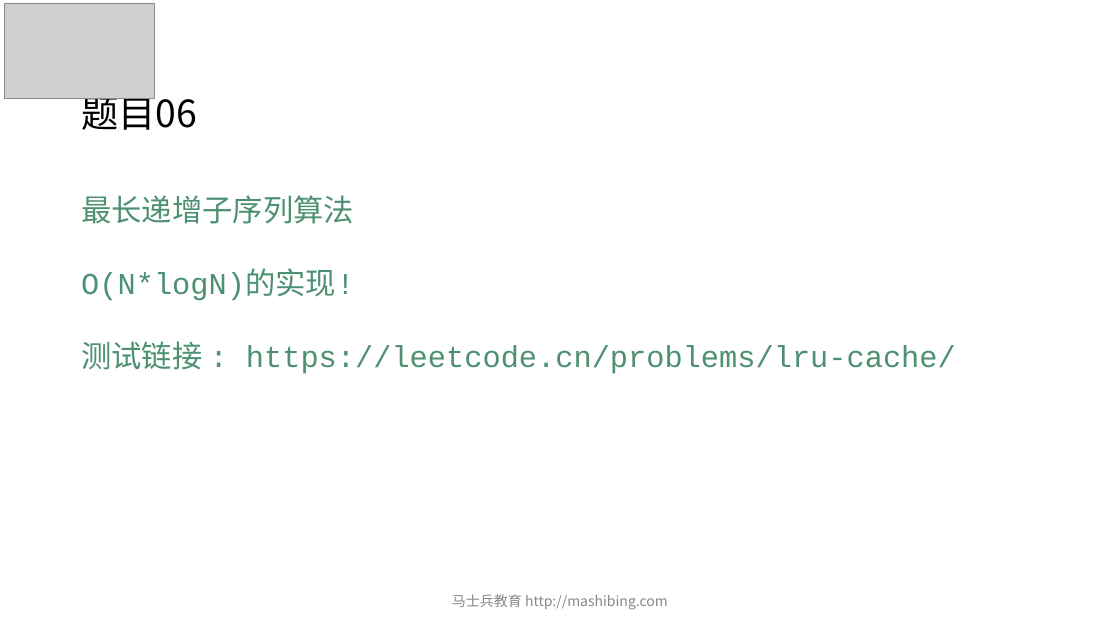
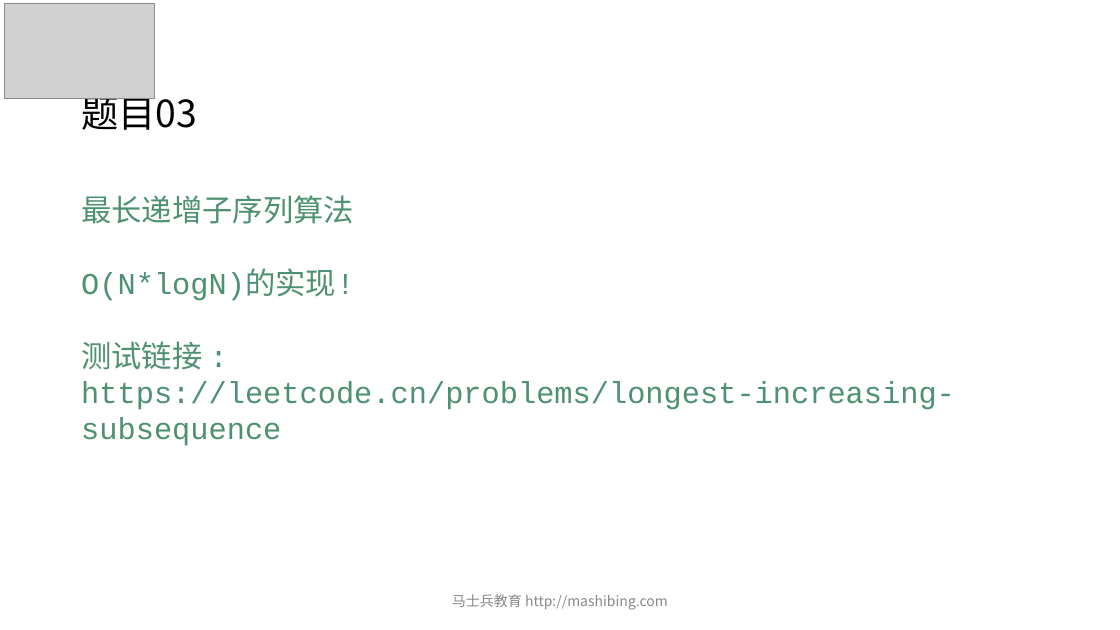
Before and after one commit to algorithmzuo/mca-algorithm-problems, a slide deck: slide 4 of 第03期/课堂ppt/powerpoint/第04节.pptx (slide 8 before the commit). Drawn at 1120x630 pixels with LibreOffice and Linux fonts; fonts in the diff are those of the drawing; grey boxes stand for pictures. Boxes give left, top, right and bottom in pixels: in the first picture for what was removed or moved away, otherwise in the second. Text is boxed around its words. In the diff, an @@ line names an element or a change of style, - is before the commit and + after.

```diff
--- a/第03期/课堂ppt/powerpoint/第04节.pptx
+++ b/第03期/课堂ppt/powerpoint/第04节.pptx
@@ title at <box>81,89,197,130</box>: text changed @@
-题目06
+题目03
@@ text at <box>81,341,955,446</box>: text changed @@
-测试链接 : https://leetcode.cn/problems/lru-cache/
+测试链接 :
+https://leetcode.cn/problems/longest-increasing-subsequence
```
Also in this commit, not shown: 2 other slides changed, 4 slides removed, 10 other files.
